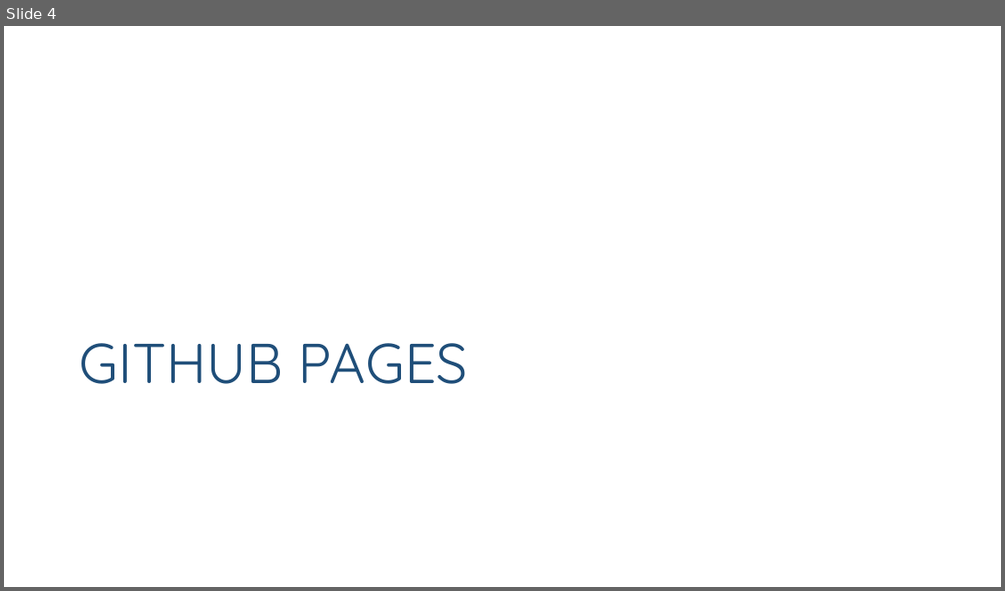
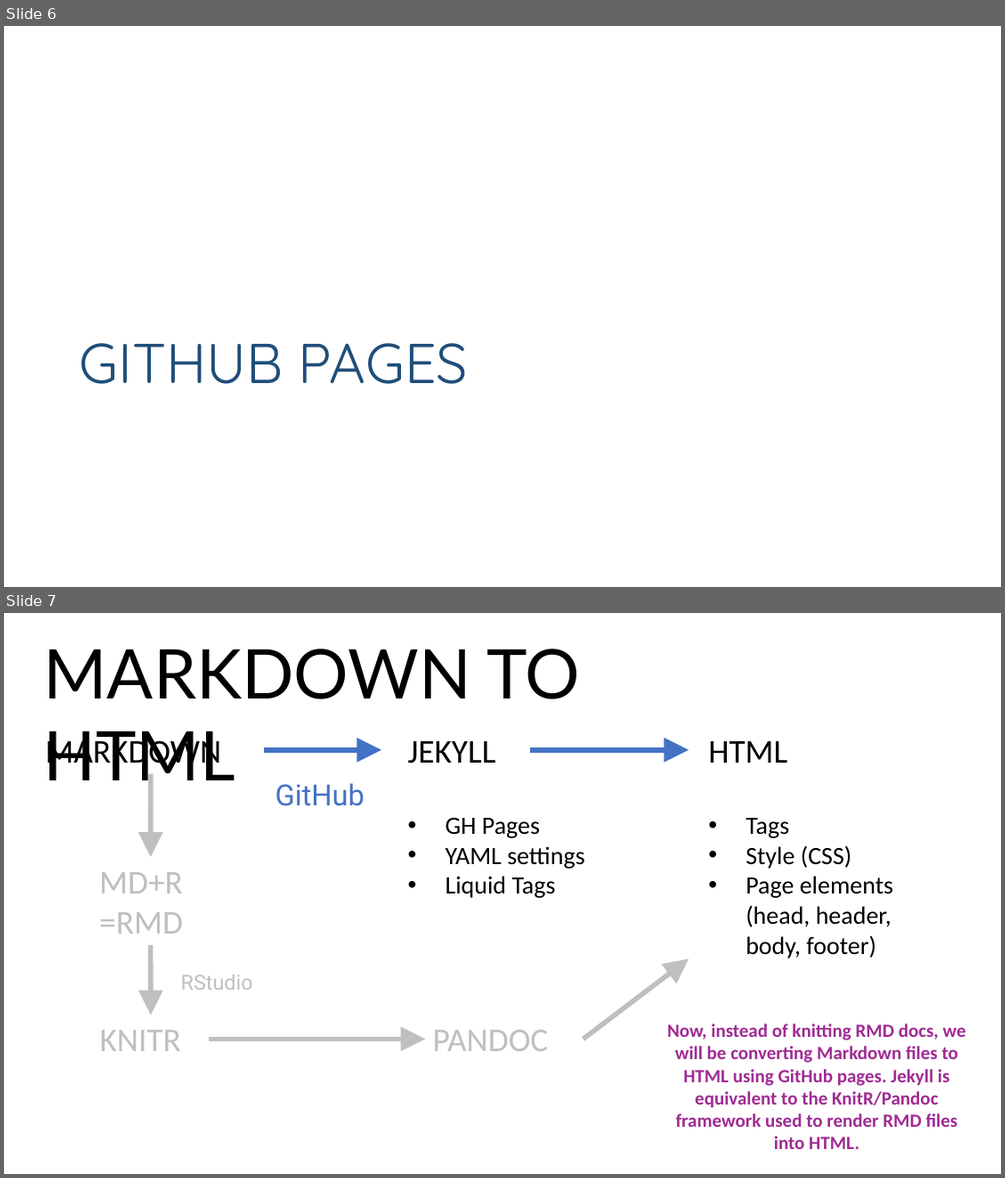
Before and after one commit to Watts-College/paf-514-template, a slide deck: lectures/github-pages.pptx. Shown one above the other, each under a label of ours: slide 4 before the commit, slides 6 and 7 after it. The pictures are 1005x591 and 1005x1178 pixels, drawn with LibreOffice and Linux fonts; fonts in the diff are those of the drawing. Boxes give left, top, right and bottom in pixels: in the first picture for what was removed or moved away, otherwise in the second. Text is boxed around its words. In the diff, an @@ line names an element or a change of style, - is before the commit and + after.

Commit message:
update lecture on html

```diff
--- a/lectures/github-pages.pptx
+++ b/lectures/github-pages.pptx
@@ slide 7 added at [4, 613, 1001, 1174], background #FFFFFF @@
@@ text added at [43, 649, 580, 793], 66 pt, text #000000 @@
+MARKDOWN TO HTML
@@ text added at [45, 735, 221, 771], 32 pt, text #000000 @@
+MARKDOWN
@@ text added at [408, 741, 584, 898], 24 pt, text #000000 @@
+JEKYLL
+• GH Pages
+• YAML settings
+• Liquid Tags
@@ text added at [708, 741, 893, 958], 24 pt, text #000000 @@
+HTML
+• Tags
+• Style (CSS)
+• Page elements (head, header, body, footer)
@@ arrow added from (264, 750) to (381, 750), #4472C4 4.75 pt @@
@@ arrow added from (530, 750) to (689, 750), #4472C4 4.75 pt @@
@@ arrow added from (151, 774) to (151, 857), #BFBFBF 4.75 pt @@
@@ text added at [275, 783, 364, 806], 28 pt, text #4472C4 @@
+GitHub
@@ text added at [99, 872, 183, 933], 32 pt, text #BFBFBF @@
+MD+R
+=RMD
@@ arrow added from (151, 945) to (151, 1015), #BFBFBF 4.75 pt @@
@@ arrow added from (583, 1038) to (689, 958), #BFBFBF 4.75 pt @@
@@ text added at [181, 974, 253, 989], 20 pt, text #BFBFBF @@
+RStudio
@@ text added at [100, 1030, 181, 1051], 32 pt, text #BFBFBF @@
+KNITR
@@ arrow added from (209, 1038) to (425, 1038), #BFBFBF 4.75 pt @@
@@ text added at [433, 1030, 549, 1051], 32 pt, text #BFBFBF @@
+PANDOC
@@ text added at [667, 1023, 966, 1149], 18 pt, text #A02B93, bold @@
+Now, instead of knitting RMD docs, we will be converting Markdown files to HTML using GitHub pages. Jekyll is equivalent to the KnitR/Pandoc framework used to render RMD files into HTML.
@@ what was slide 4 is now slide 6 @@
```
Also in this commit, not shown: 14 other slides added, 2 slides removed, 1 other file.
